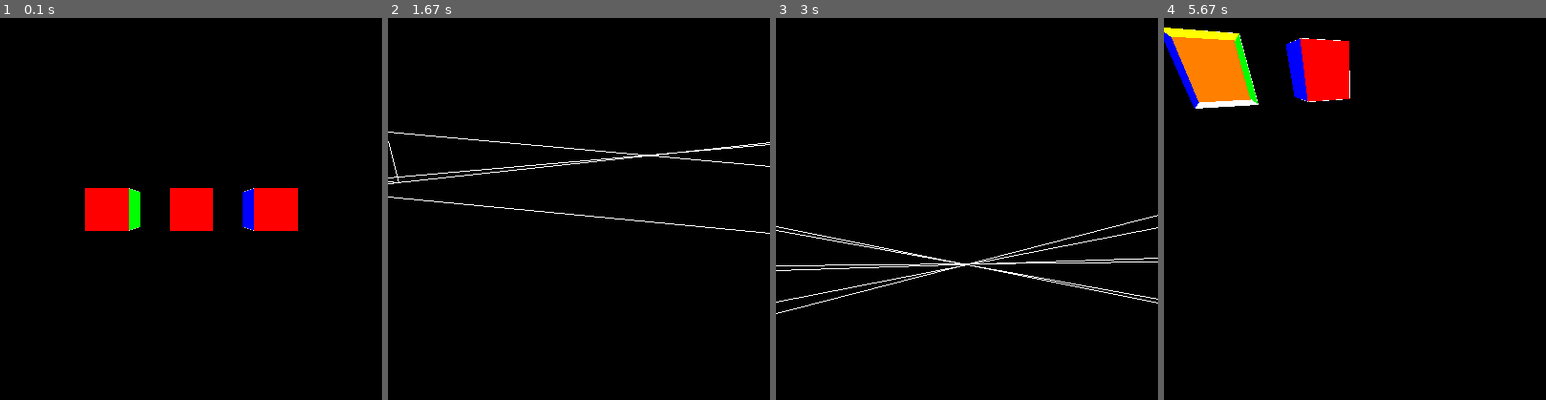
Above: before the commit, frames 1-4 (left to right).
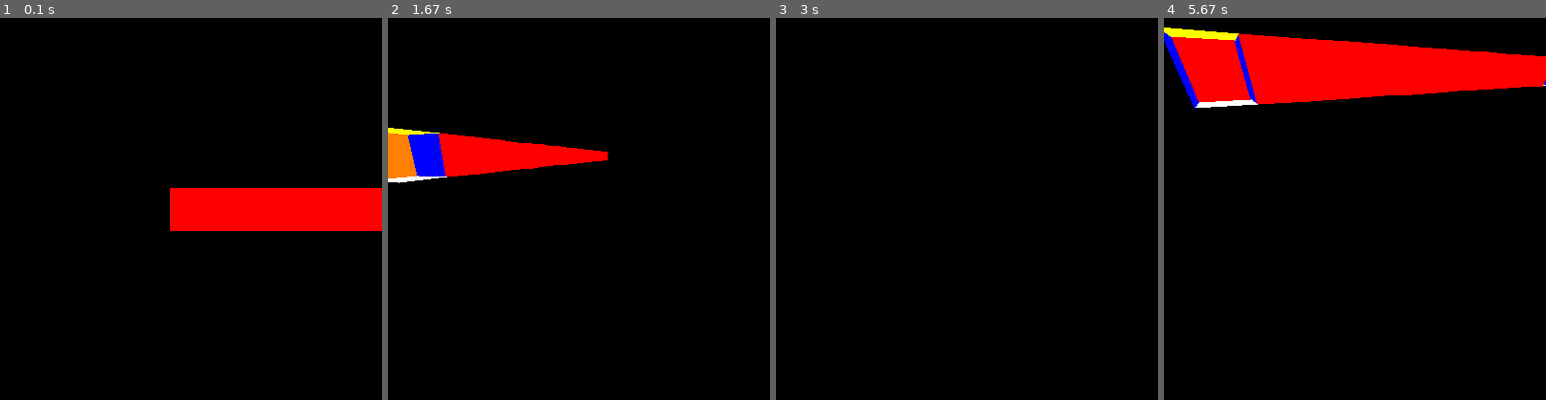
Above: after the commit, the same moments.

Repository: brccabral/Pygame_3DGraphics_Scratch
Game: pygame game, started from main.py
Same seed, same stepped clock (60 frames per second), same inputs: the game is played once before the commit and once after it.
Inputs (mouse positions are in pixels of both pictures, inside the frame that each line leads up to):
- Up to frame 1 (0.1 s): no input
- Up to frame 2 (1.67 s): hold D 0.33-0.8 s; move the mouse to (563, 224) at 0.37 s; hold W 0.83-1.3 s; move the mouse to (487, 212) at 0.87 s; hold D from 1.33 s (still down); move the mouse to (632, 75) at 1.37 s
- Up to frame 3 (3 s): release D at 1.8 s; hold A 1.83-2.37 s; move the mouse to (974, 79) at 1.87 s; hold S 2.4-2.87 s; move the mouse to (970, 247) at 2.43 s; hold A from 2.9 s (still down); move the mouse to (1066, 270) at 2.93 s
- Up to frame 4 (5.67 s): release A at 3.37 s; hold W 3.4-3.87 s; move the mouse to (1454, 174) at 3.43 s; hold D 3.9-4.53 s; move the mouse to (1492, 178) at 3.93 s; hold S 4.57-5.03 s; move the mouse to (1488, 285) at 4.6 s; hold A 5.07-5.53 s; move the mouse to (1370, 193) at 5.1 s; hold D from 5.57 s (still down); move the mouse to (1270, 140) at 5.6 s

The runs differ from the first frame. In frame 1, 5.3% of the frame differs, in the area x 22-100%, y 44-56%; in frame 2, 5.4%; in frame 3, 1.4%; in frame 4, 11%, in the area x 2-100%, y 2-24%.

Commit message:
show pacman labyrinth

Diff:
--- a/main.py
+++ b/main.py
@@ -1,7 +1,9 @@
 import math
 import time
+from typing import List
 import pygame
 import sys
+from settings import pacman_points
 
 
 class Camera:
@@ -114,11 +116,8 @@
         pygame.mouse.set_visible(False)
         pygame.event.set_grab(True)
 
-        self.cubes = [
-            Cube((0, 0, 0)),
-            Cube((-2, 0, 0)),
-            Cube((2, 0, 0)),
-        ]
+        self.cubes: List[Cube] = []
+        self.show_edges = False
 
     def run(self):
         self.dt = time.time() - self.last_time
@@ -163,7 +162,8 @@
                         (self.center_width + int(x), self.center_height + int(y))
                     )
 
-                self.draw_edges(obj)
+                if self.show_edges:
+                    self.draw_edges(obj)
 
                 for face_index, face in enumerate(obj.faces):
                     x, y = screen_coords[face_index]
@@ -239,7 +239,17 @@
         # in pygame the rotation is clockwise
         return x * c - y * s, y * c + x * s
 
+    def add_cubes(self, points):
+        """Adds cubes at each point location. Points is a list of tuples containing coordinates (x,z)
+
+        Args:
+            points (tuple[int, int]): list of (x,z)
+        """
+        self.cubes = [Cube((x, 0, z)) for x, z in points]
+
 
 if __name__ == "__main__":
     game = GameWindow()
+    game.add_cubes(pacman_points)
+    game.show_edges = False
     game.run()
--- /dev/null
+++ b/settings.py
@@ -0,0 +1,490 @@
+pacman_points = [
+    (0, 0),
+    (1, 0),
+    (2, 0),
+    (3, 0),
+    (4, 0),
+    (5, 0),
+    (6, 0),
+    (7, 0),
+    (8, 0),
+    (9, 0),
+    (10, 0),
+    (11, 0),
+    (12, 0),
+    (13, 0),
+    (14, 0),
+    (15, 0),
+    (16, 0),
+    (17, 0),
+    (18, 0),
+    (19, 0),
+    (20, 0),
+    (21, 0),
+    (22, 0),
+    (23, 0),
+    (24, 0),
+    (25, 0),
+    (26, 0),
+    (27, 0),
+    (0, 1),
+    (13, 1),
+    (14, 1),
+    (27, 1),
+    (0, 2),
+    (2, 2),
+    (3, 2),
+    (4, 2),
+    (5, 2),
+    (7, 2),
+    (8, 2),
+    (9, 2),
+    (10, 2),
+    (11, 2),
+    (13, 2),
+    (14, 2),
+    (16, 2),
+    (17, 2),
+    (18, 2),
+    (19, 2),
+    (20, 2),
+    (22, 2),
+    (23, 2),
+    (24, 2),
+    (25, 2),
+    (27, 2),
+    (0, 3),
+    (2, 3),
+    (3, 3),
+    (4, 3),
+    (5, 3),
+    (7, 3),
+    (8, 3),
+    (9, 3),
+    (10, 3),
+    (11, 3),
+    (13, 3),
+    (14, 3),
+    (16, 3),
+    (17, 3),
+    (18, 3),
+    (19, 3),
+    (20, 3),
+    (22, 3),
+    (23, 3),
+    (24, 3),
+    (25, 3),
+    (27, 3),
+    (0, 4),
+    (2, 4),
+    (3, 4),
+    (4, 4),
+    (5, 4),
+    (7, 4),
+    (8, 4),
+    (9, 4),
+    (10, 4),
+    (11, 4),
+    (13, 4),
+    (14, 4),
+    (16, 4),
+    (17, 4),
+    (18, 4),
+    (19, 4),
+    (20, 4),
+    (22, 4),
+    (23, 4),
+    (24, 4),
+    (25, 4),
+    (27, 4),
+    (0, 5),
+    (27, 5),
+    (0, 6),
+    (2, 6),
+    (3, 6),
+    (4, 6),
+    (5, 6),
+    (7, 6),
+    (8, 6),
+    (10, 6),
+    (11, 6),
+    (12, 6),
+    (13, 6),
+    (14, 6),
+    (15, 6),
+    (16, 6),
+    (17, 6),
+    (19, 6),
+    (20, 6),
+    (22, 6),
+    (23, 6),
+    (24, 6),
+    (25, 6),
+    (27, 6),
+    (0, 7),
+    (2, 7),
+    (3, 7),
+    (4, 7),
+    (5, 7),
+    (7, 7),
+    (8, 7),
+    (10, 7),
+    (11, 7),
+    (12, 7),
+    (13, 7),
+    (14, 7),
+    (15, 7),
+    (16, 7),
+    (17, 7),
+    (19, 7),
+    (20, 7),
+    (22, 7),
+    (23, 7),
+    (24, 7),
+    (25, 7),
+    (27, 7),
+    (0, 8),
+    (7, 8),
+    (8, 8),
+    (13, 8),
+    (14, 8),
+    (19, 8),
+    (20, 8),
+    (27, 8),
+    (0, 9),
+    (1, 9),
+    (2, 9),
+    (3, 9),
+    (4, 9),
+    (5, 9),
+    (7, 9),
+    (8, 9),
+    (9, 9),
+    (10, 9),
+    (11, 9),
+    (13, 9),
+    (14, 9),
+    (16, 9),
+    (17, 9),
+    (18, 9),
+    (19, 9),
+    (20, 9),
+    (22, 9),
+    (23, 9),
+    (24, 9),
+    (25, 9),
+    (26, 9),
+    (27, 9),
+    (5, 10),
+    (7, 10),
+    (8, 10),
+    (9, 10),
+    (10, 10),
+    (11, 10),
+    (13, 10),
+    (14, 10),
+    (16, 10),
+    (17, 10),
+    (18, 10),
+    (19, 10),
+    (20, 10),
+    (22, 10),
+    (5, 11),
+    (7, 11),
+    (8, 11),
+    (19, 11),
+    (20, 11),
+    (22, 11),
+    (5, 12),
+    (7, 12),
+    (8, 12),
+    (10, 12),
+    (11, 12),
+    (12, 12),
+    (15, 12),
+    (16, 12),
+    (17, 12),
+    (19, 12),
+    (20, 12),
+    (22, 12),
+    (0, 13),
+    (1, 13),
+    (2, 13),
+    (3, 13),
+    (4, 13),
+    (5, 13),
+    (7, 13),
+    (8, 13),
+    (10, 13),
+    (17, 13),
+    (19, 13),
+    (20, 13),
+    (22, 13),
+    (23, 13),
+    (24, 13),
+    (25, 13),
+    (26, 13),
+    (27, 13),
+    (10, 14),
+    (17, 14),
+    (0, 15),
+    (1, 15),
+    (2, 15),
+    (3, 15),
+    (4, 15),
+    (5, 15),
+    (7, 15),
+    (8, 15),
+    (10, 15),
+    (17, 15),
+    (19, 15),
+    (20, 15),
+    (22, 15),
+    (23, 15),
+    (24, 15),
+    (25, 15),
+    (26, 15),
+    (27, 15),
+    (5, 16),
+    (7, 16),
+    (8, 16),
+    (10, 16),
+    (11, 16),
+    (12, 16),
+    (13, 16),
+    (14, 16),
+    (15, 16),
+    (16, 16),
+    (17, 16),
+    (19, 16),
+    (20, 16),
+    (22, 16),
+    (5, 17),
+    (7, 17),
+    (8, 17),
+    (19, 17),
+    (20, 17),
+    (22, 17),
+    (5, 18),
+    (7, 18),
+    (8, 18),
+    (10, 18),
+    (11, 18),
+    (12, 18),
+    (13, 18),
+    (14, 18),
+    (15, 18),
+    (16, 18),
+    (17, 18),
+    (19, 18),
+    (20, 18),
+    (22, 18),
+    (0, 19),
+    (1, 19),
+    (2, 19),
+    (3, 19),
+    (4, 19),
+    (5, 19),
+    (7, 19),
+    (8, 19),
+    (10, 19),
+    (11, 19),
+    (12, 19),
+    (13, 19),
+    (14, 19),
+    (15, 19),
+    (16, 19),
+    (17, 19),
+    (19, 19),
+    (20, 19),
+    (22, 19),
+    (23, 19),
+    (24, 19),
+    (25, 19),
+    (26, 19),
+    (27, 19),
+    (0, 20),
+    (13, 20),
+    (14, 20),
+    (27, 20),
+    (0, 21),
+    (2, 21),
+    (3, 21),
+    (4, 21),
+    (5, 21),
+    (7, 21),
+    (8, 21),
+    (9, 21),
+    (10, 21),
+    (11, 21),
+    (13, 21),
+    (14, 21),
+    (16, 21),
+    (17, 21),
+    (18, 21),
+    (19, 21),
+    (20, 21),
+    (22, 21),
+    (23, 21),
+    (24, 21),
+    (25, 21),
+    (27, 21),
+    (0, 22),
+    (2, 22),
+    (3, 22),
+    (4, 22),
+    (5, 22),
+    (7, 22),
+    (8, 22),
+    (9, 22),
+    (10, 22),
+    (11, 22),
+    (13, 22),
+    (14, 22),
+    (16, 22),
+    (17, 22),
+    (18, 22),
+    (19, 22),
+    (20, 22),
+    (22, 22),
+    (23, 22),
+    (24, 22),
+    (25, 22),
+    (27, 22),
+    (0, 23),
+    (4, 23),
+    (5, 23),
+    (22, 23),
+    (23, 23),
+    (27, 23),
+    (0, 24),
+    (1, 24),
+    (2, 24),
+    (4, 24),
+    (5, 24),
+    (7, 24),
+    (8, 24),
+    (10, 24),
+    (11, 24),
+    (12, 24),
+    (13, 24),
+    (14, 24),
+    (15, 24),
+    (16, 24),
+    (17, 24),
+    (19, 24),
+    (20, 24),
+    (22, 24),
+    (23, 24),
+    (25, 24),
+    (26, 24),
+    (27, 24),
+    (0, 25),
+    (1, 25),
+    (2, 25),
+    (4, 25),
+    (5, 25),
+    (7, 25),
+    (8, 25),
+    (10, 25),
+    (11, 25),
+    (12, 25),
+    (13, 25),
+    (14, 25),
+    (15, 25),
+    (16, 25),
+    (17, 25),
+    (19, 25),
+    (20, 25),
+    (22, 25),
+    (23, 25),
+    (25, 25),
+    (26, 25),
+    (27, 25),
+    (0, 26),
+    (7, 26),
+    (8, 26),
+    (13, 26),
+    (14, 26),
+    (19, 26),
+    (20, 26),
+    (27, 26),
+    (0, 27),
+    (2, 27),
+    (3, 27),
+    (4, 27),
+    (5, 27),
+    (6, 27),
+    (7, 27),
+    (8, 27),
+    (9, 27),
+    (10, 27),
+    (11, 27),
+    (13, 27),
+    (14, 27),
+    (16, 27),
+    (17, 27),
+    (18, 27),
+    (19, 27),
+    (20, 27),
+    (21, 27),
+    (22, 27),
+    (23, 27),
+    (24, 27),
+    (25, 27),
+    (27, 27),
+    (0, 28),
+    (2, 28),
+    (3, 28),
+    (4, 28),
+    (5, 28),
+    (6, 28),
+    (7, 28),
+    (8, 28),
+    (9, 28),
+    (10, 28),
+    (11, 28),
+    (13, 28),
+    (14, 28),
+    (16, 28),
+    (17, 28),
+    (18, 28),
+    (19, 28),
+    (20, 28),
+    (21, 28),
+    (22, 28),
+    (23, 28),
+    (24, 28),
+    (25, 28),
+    (27, 28),
+    (0, 29),
+    (27, 29),
+    (0, 30),
+    (1, 30),
+    (2, 30),
+    (3, 30),
+    (4, 30),
+    (5, 30),
+    (6, 30),
+    (7, 30),
+    (8, 30),
+    (9, 30),
+    (10, 30),
+    (11, 30),
+    (12, 30),
+    (13, 30),
+    (14, 30),
+    (15, 30),
+    (16, 30),
+    (17, 30),
+    (18, 30),
+    (19, 30),
+    (20, 30),
+    (21, 30),
+    (22, 30),
+    (23, 30),
+    (24, 30),
+    (25, 30),
+    (26, 30),
+    (27, 30),
+]
